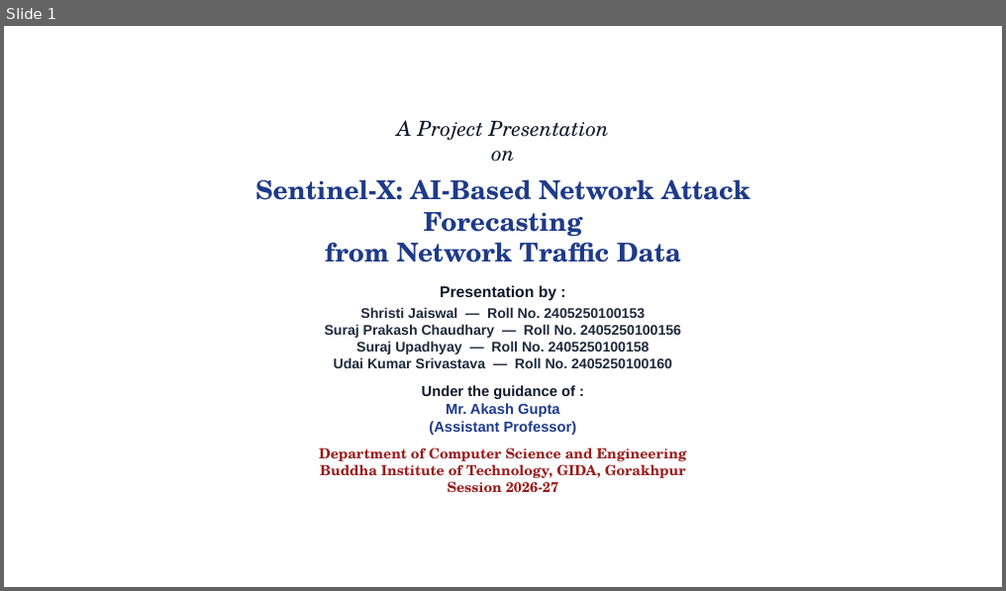
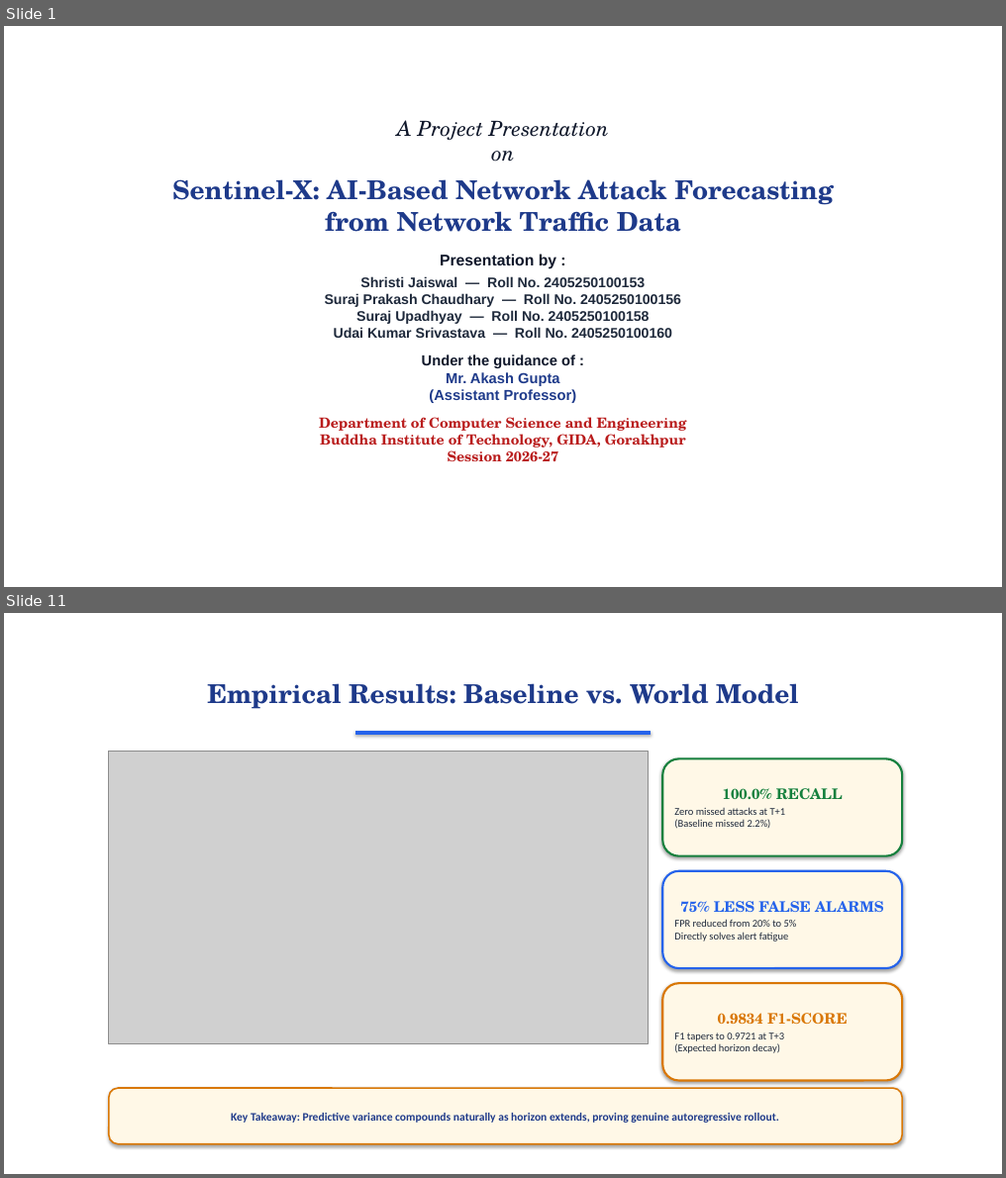
Before and after one commit to surajbuilds53/sentinel-x, a slide deck: Sentinel-X_Presentation.pptx. Shown one above the other, each under a label of ours: slide 1 before the commit, slides 1 and 11 after it; the slides between them are not shown. The pictures are 1006x591 and 1006x1178 pixels, drawn with LibreOffice and Linux fonts; fonts in the diff are those of the drawing; grey boxes stand for pictures; background and template pictures are left out. Boxes give left, top, right and bottom in pixels: in the first picture for what was removed or moved away, otherwise in the second. Text is boxed around its words. In the diff, an @@ line names an element or a change of style, - is before the commit and + after.

```diff
--- a/Sentinel-X_Presentation.pptx
+++ b/Sentinel-X_Presentation.pptx
@@ slide 11 added at <box>4,613,1002,1174</box>, background picture (left out) @@
@@ text added at <box>207,683,799,709</box>, 25 pt, text #1E3A8A, bold @@
+Empirical Results: Baseline vs. World Model
@@ rectangle added at <box>355,731,650,735</box>, fill #2563EB, outline #2563EB 0.75 pt @@
@@ picture added at <box>109,752,648,1045</box> @@
@@ rounded rectangle added at <box>662,759,902,857</box>, fill #FFF8E7, outline #15803D 2 pt, 10 pt, text #1E293B @@
+100.0% RECALL
+Zero missed attacks at T+1
+(Baseline missed 2.2%)
@@ rounded rectangle added at <box>662,871,902,968</box>, fill #FFF8E7, outline #2563EB 2 pt, 10 pt, text #1E293B @@
+75% LESS FALSE ALARMS
+FPR reduced from 20% to 5%
+Directly solves alert fatigue
@@ rounded rectangle added at <box>662,983,902,1081</box>, fill #FFF8E7, outline #D97706 2 pt, 10 pt, text #1E293B @@
+0.9834 F1-SCORE
+F1 tapers to 0.9721 at T+3
+(Expected horizon decay)
@@ rounded rectangle added at <box>109,1088,902,1145</box>, fill #FFF8E7, outline #D97706 1.5 pt, 11 pt, text #1E3A8A, bold @@
+Key Takeaway: Predictive variance compounds naturally as horizon extends, proving genuine autoregressive rollout.
@@ slide 1 changed as well @@
@@ text "A Project Presentation on": place and size @@
-text "A Project Presentation on" at <box>255,120,750,492</box>
+text "A Project Presentation on" at <box>172,120,834,462</box>
@@ text at <box>319,417,687,462</box>: text colour #991B1B to #B91C1C in "Department of Computer Science and Engineering Buddha ..." @@
```
Also in this commit, not shown: 1 other slide changed, 11 other slides added, 16 slides removed, 11 other files.
